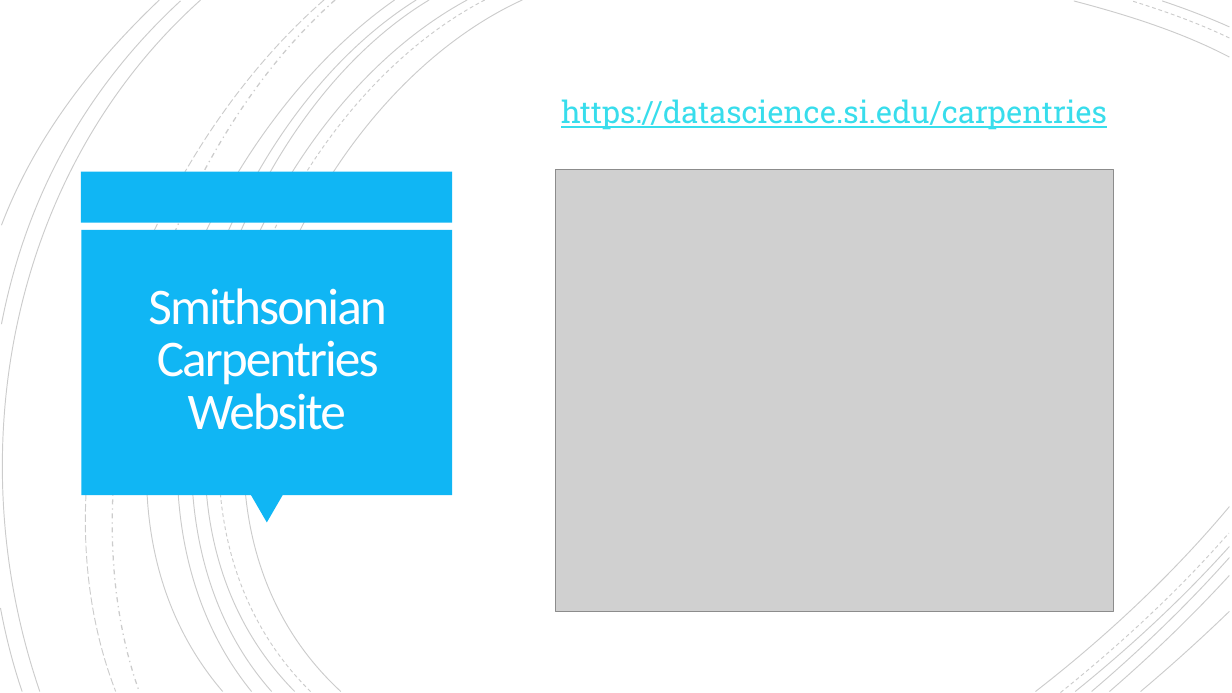
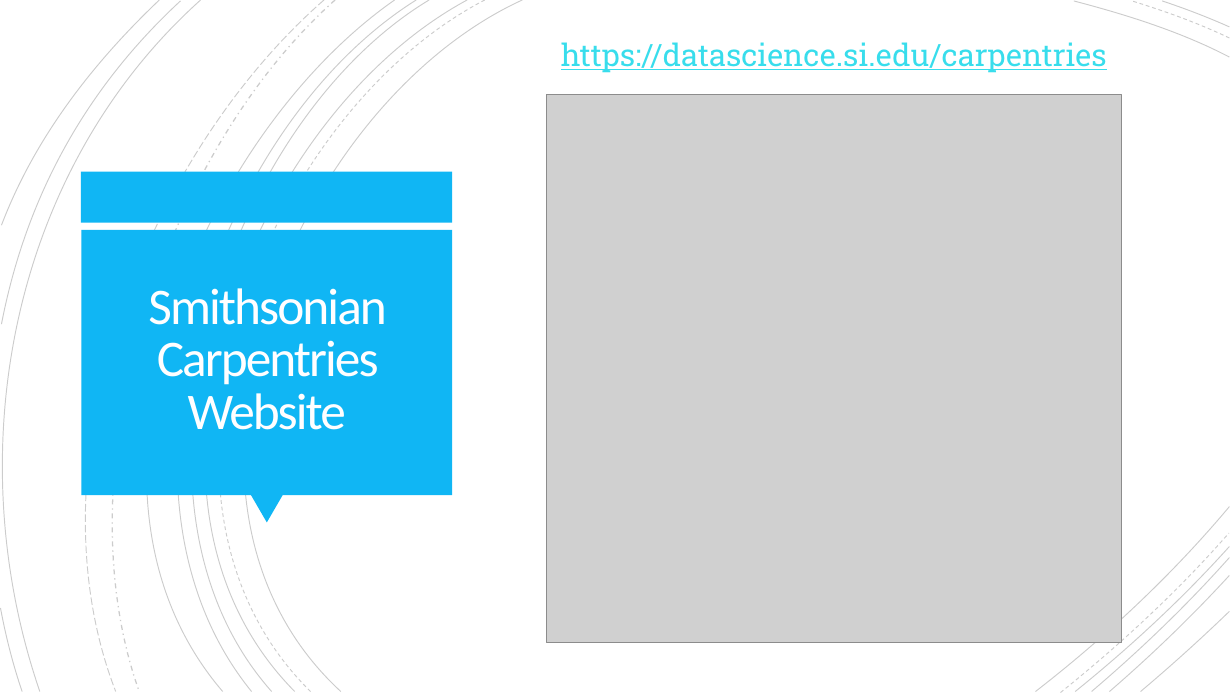
Before and after one commit to SmithsonianWorkshops/workshop-slides, a slide deck: slide 6 of Data Carpentry Wrap-Up.pptx. Drawn at 1232x693 pixels with LibreOffice and Linux fonts; fonts in the diff are those of the drawing; grey boxes stand for pictures. Boxes give left, top, right and bottom in pixels: in the first picture for what was removed or moved away, otherwise in the second. Text is boxed around its words. In the diff, an @@ line names an element or a change of style, - is before the commit and + after.

```diff
--- a/Data Carpentry Wrap-Up.pptx
+++ b/Data Carpentry Wrap-Up.pptx
@@ text "https://datascience.si.edu/carpentries": place and size @@
-text "https://datascience.si.edu/carpentries" at [561,99,1107,130]
+text "https://datascience.si.edu/carpentries" at [561,42,1107,73]
@@ picture: place and size @@
-picture at [555,170,1114,613]
+picture at [546,95,1122,643]
```
Also in this commit, not shown: 3 other slides changed, 1 other file.
